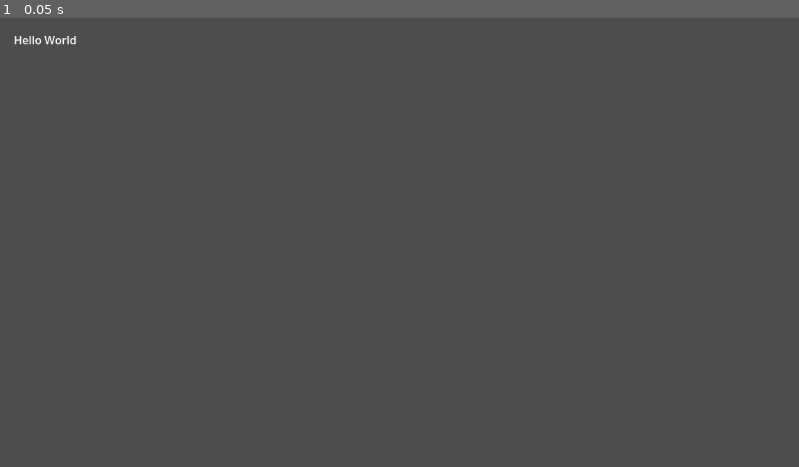
Above: before the commit, frame 1.
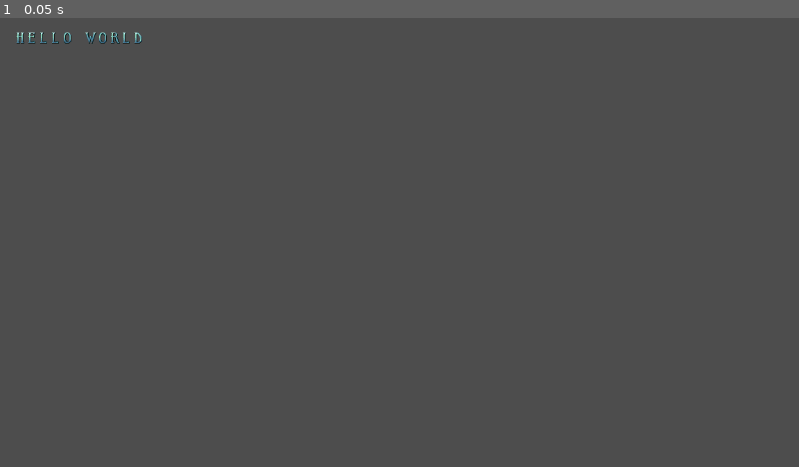
Above: after the commit, the same moment.

Repository: iamcal/godot-bitmap-fonts-example
Game: Godot game, scene res://root.tscn
Same seed, same stepped clock (60 frames per second), same inputs: the game is played once before the commit and once after it.
Inputs:
- Up to frame 1 (0.05 s): no input

The runs differ from the first frame. In frame 1, 0.2% of the frame differs, in the area x 1-18%, y 3-7%.

Commit message:
got it working, with hardcoded glyph offsets

Diff:
--- a/bf.gd
+++ b/bf.gd
@@ -23,16 +23,20 @@
 	set_cache_descent(_cache_index, _size.x, 0)
 	#update_glyphs()
 
-#func add_glyphs(characters: String, offset_x: int, offset_y: int, width: int, height: int):
-#
-	#for i in range (0, characters.length()):
-#
-		#var glyph = characters.to_ascii_buffer()[i]
-		#var advance = width
-		#var rect = Rect2(offset_x+(i*width), offset_y, width, height)
-		#
-		#font.set_glyph_uv_rect(_cache_index, _size, glyph, rect)
-		#font.set_glyph_texture_idx(_cache_index, _size, glyph, _texture_index)
-		#font.set_glyph_offset(_cache_index, _size, glyph, Vector2(0, -height))
-		#font.set_glyph_size(_cache_index, _size, glyph, rect.size)
-		#font.set_glyph_advance(_cache_index, _size.x, glyph, Vector2(advance, 0))
+	add_glyphs("ABCDEFGHIJKLMNOPQRSTUVWXYZ 0123456789&#<!>.", 3, 3, 17, 17)
+	add_glyphs("abcdefghijklmnopqrstuvwxyz", 3, 3, 17, 17)
+
+
+func add_glyphs(characters: String, offset_x: int, offset_y: int, width: int, height: int):
+
+	for i in range (0, characters.length()):
+
+		var glyph = characters.to_ascii_buffer()[i]
+		var advance = width
+		var rect = Rect2(offset_x+(i*width), offset_y, width, height)
+
+		set_glyph_uv_rect(_cache_index, _size, glyph, rect)
+		set_glyph_texture_idx(_cache_index, _size, glyph, _texture_index)
+		set_glyph_offset(_cache_index, _size, glyph, Vector2(0, -height))
+		set_glyph_size(_cache_index, _size, glyph, rect.size)
+		set_glyph_advance(_cache_index, _size.x, glyph, Vector2(advance, 0))
--- a/root.tscn
+++ b/root.tscn
@@ -1,6 +1,24 @@
-[gd_scene load_steps=2 format=3 uid="uid://ije4hijln0jx"]
+[gd_scene load_steps=5 format=3 uid="uid://ije4hijln0jx"]
 
 [ext_resource type="Script" uid="uid://djq2dm6iybnyk" path="res://root.gd" id="1_pq8q7"]
+[ext_resource type="Texture2D" uid="uid://di7x2mdklwfls" path="res://assets/fonts.png" id="2_pyidc"]
+[ext_resource type="Script" uid="uid://ddkcm2potu3tb" path="res://bf.gd" id="2_vvh5c"]
+
+[sub_resource type="FontFile" id="FontFile_28aoi"]
+cache/0/16/0/ascent = 0.0
+cache/0/16/0/descent = 0.0
+cache/0/16/0/underline_position = 0.0
+cache/0/16/0/underline_thickness = 0.0
+cache/0/16/0/scale = 1.0
+cache/0/10/0/ascent = 0.0
+cache/0/10/0/descent = 0.0
+cache/0/10/0/underline_position = 0.0
+cache/0/10/0/underline_thickness = 0.0
+cache/0/10/0/scale = 1.0
+script = ExtResource("2_vvh5c")
+texture = ExtResource("2_pyidc")
+line_height = 17
+metadata/_custom_type_script = "uid://ddkcm2potu3tb"
 
 [node name="Root" type="Node2D"]
 script = ExtResource("1_pq8q7")
@@ -10,4 +28,6 @@
 offset_top = 20.0
 offset_right = 111.0
 offset_bottom = 43.0
+theme_override_fonts/font = SubResource("FontFile_28aoi")
+theme_override_font_sizes/font_size = 10
 text = "Hello World"
